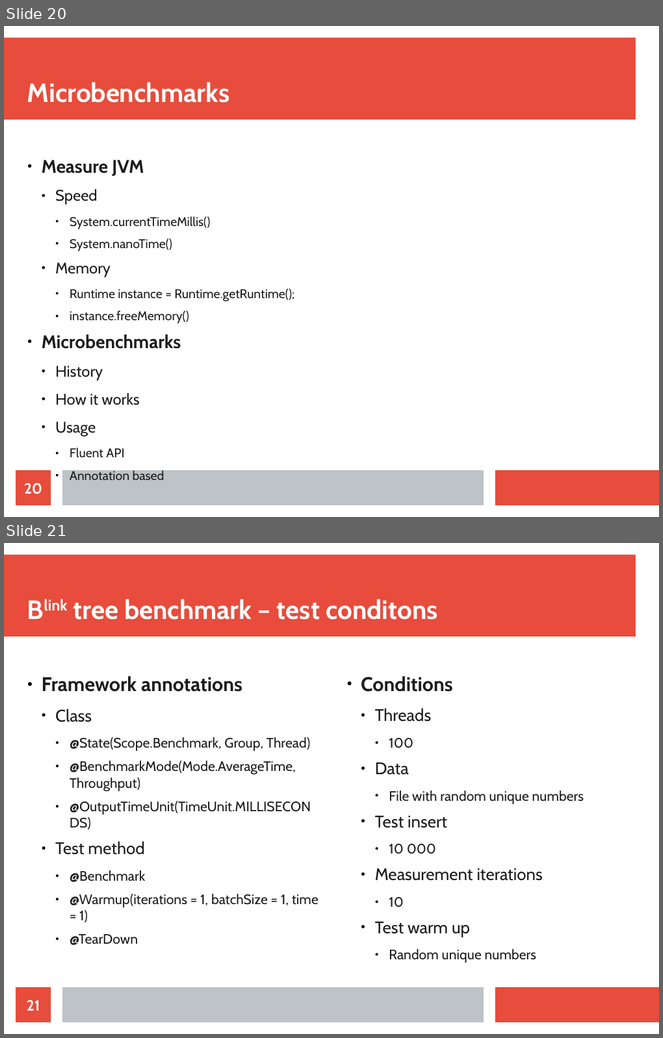
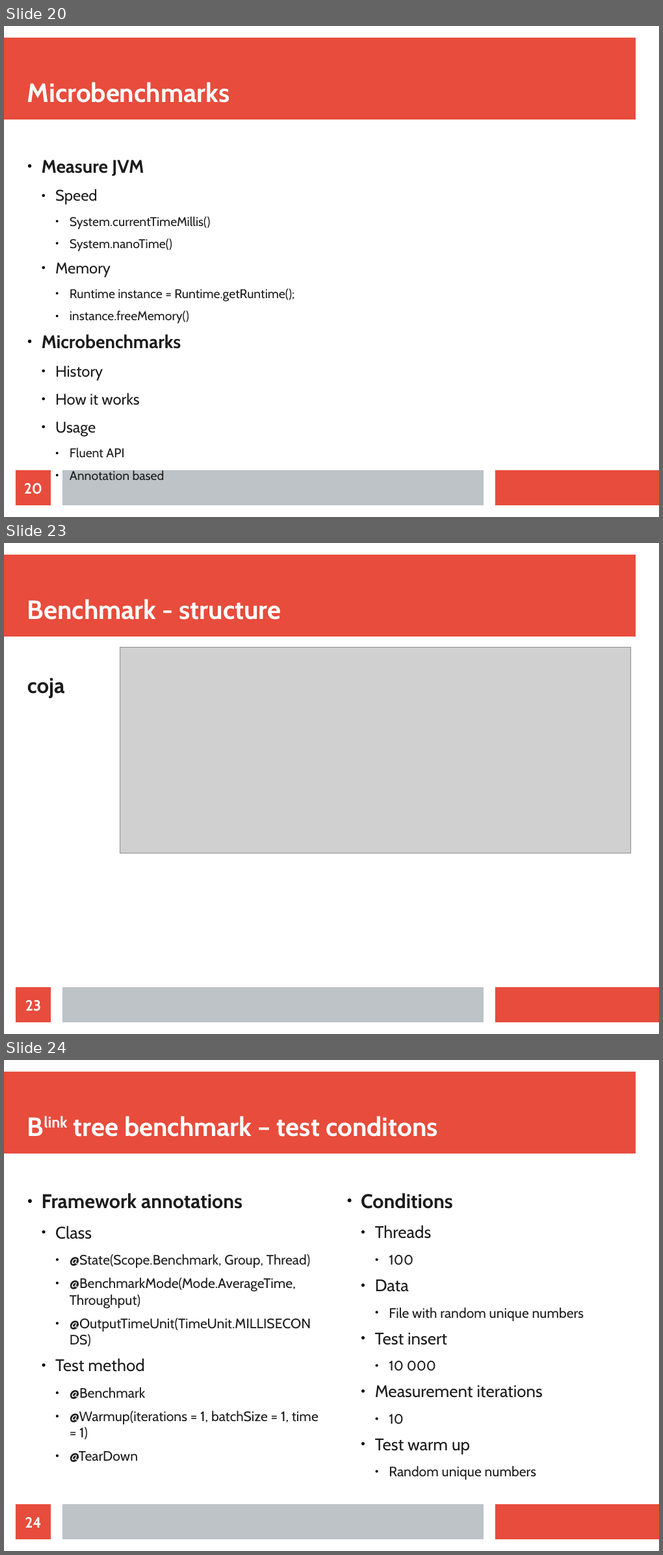
Before and after one commit to jajir/jbtree, a slide deck: jbtree/src/presentation/jbtree-0.1.odp. Shown one above the other, each under a label of ours: slides 20 and 21 before the commit, slides 20, 23 and 24 after it; the slides between them are not shown. The pictures are 663x1038 and 663x1555 pixels, drawn with LibreOffice and Linux fonts; fonts in the diff are those of the drawing; grey boxes stand for pictures. Boxes give left, top, right and bottom in pixels: in the first picture for what was removed or moved away, otherwise in the second. Text is boxed around its words. In the diff, an @@ line names an element or a change of style, - is before the commit and + after.

Commit message:
benchmarks was improved

```diff
--- a/jbtree/src/presentation/jbtree-0.1.odp
+++ b/jbtree/src/presentation/jbtree-0.1.odp
@@ slide 23 added at (4, 543, 659, 1034), background #FFFFFF; not listed: 3 template elements that a slide beside it also shows @@
@@ title added at (27, 599, 282, 620), 32 pt, text #FFFFFF, bold @@
+Benchmark - structure
@@ picture added at (120, 648, 631, 854) @@
@@ text added at (27, 678, 65, 698), 26 pt, text #1C1C1C, bold @@
+coja
@@ page number added at (16, 988, 51, 1023), fill #E74C3C, 18 pt, text #FFFFFF, bold @@
+23
@@ what was slide 21 is now slide 24 @@
@@ page number at (25, 1517, 41, 1528): text changed @@
-21
+24
```
Also in this commit, not shown: 5 slides changed, 4 other slides added, 10 other files.
